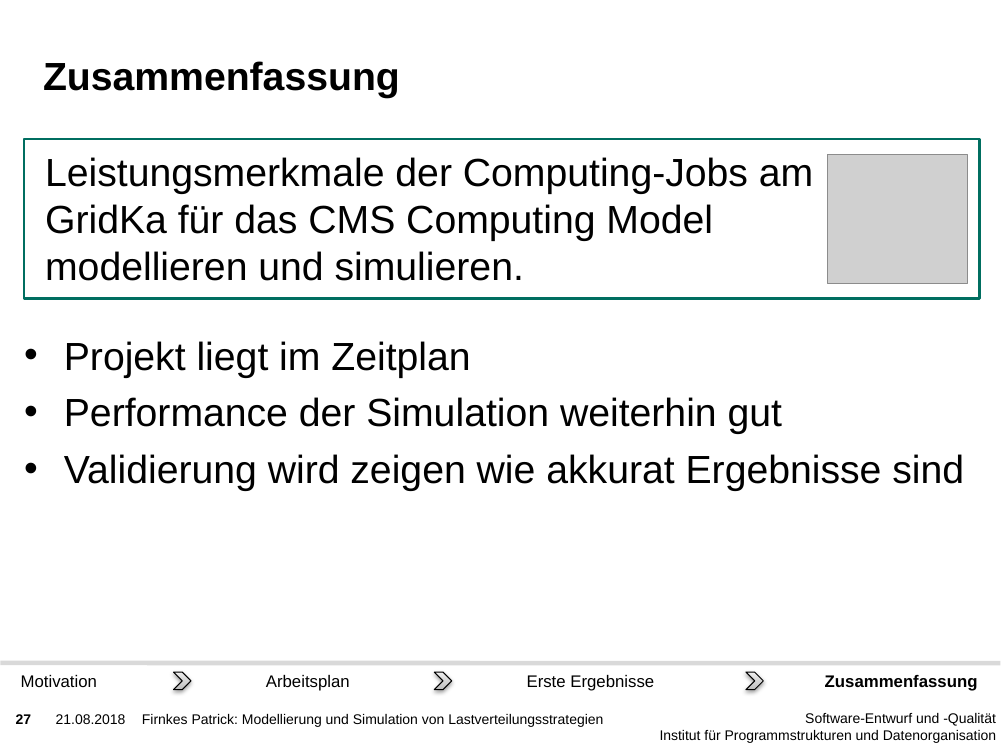
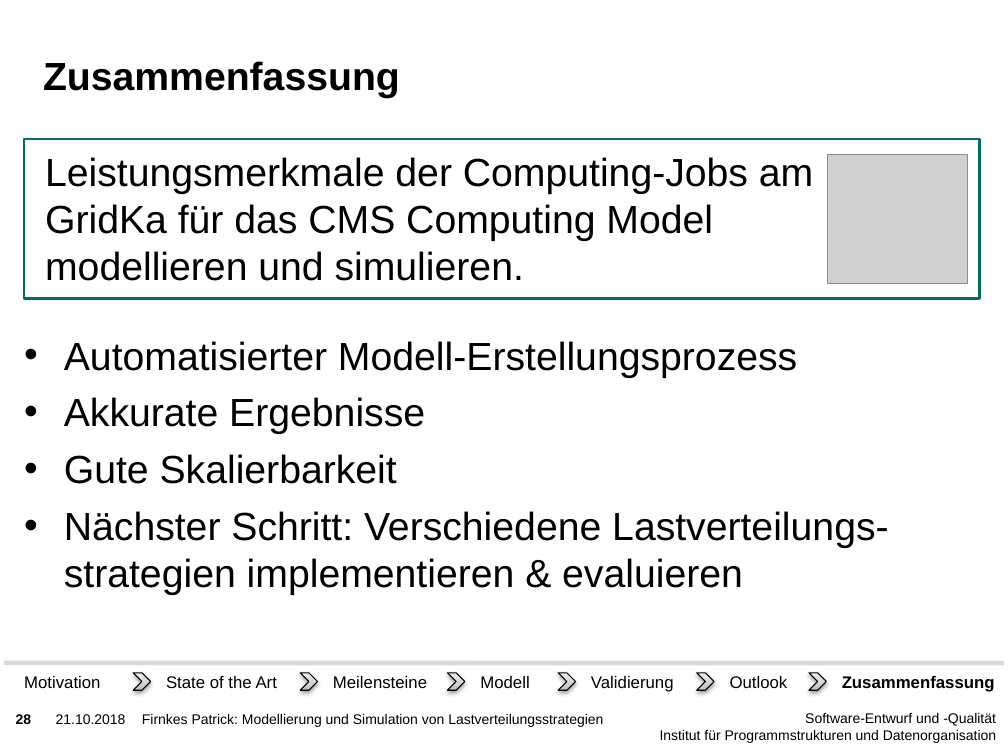
Before and after one commit to PatFirn/wlcg-loadbalancing, a slide deck: slide 28 of presentations/abschluss.pptx (slide 27 before the commit). Drawn at 1008x756 pixels with LibreOffice and Linux fonts; fonts in the diff are those of the drawing; grey boxes stand for pictures; background and template pictures are left out. Boxes give left, top, right and bottom in pixels: in the first picture for what was removed or moved away, otherwise in the second. Text is boxed around its words. In the diff, an @@ line names an element or a change of style, - is before the commit and + after.

```diff
--- a/presentations/abschluss.pptx
+++ b/presentations/abschluss.pptx
@@ text at bbox=[64, 341, 888, 595]: text changed @@
-• Projekt liegt im Zeitplan
-• Performance der Simulation weiterhin gut
-• Validierung wird zeigen wie akkurat Ergebnisse sind
+• Automatisierter Modell-Erstellungsprozess
+• Akkurate Ergebnisse
+• Gute Skalierbarkeit
+• Nächster Schritt: Verschiedene Lastverteilungs-strategien implementieren & evaluieren
@@ line moved from (0, 663) - (1001, 663) to (4, 663) - (1004, 663) @@
@@ chevron: place and size @@
-chevron at bbox=[173, 672, 191, 689]
+chevron at bbox=[133, 672, 150, 689]
@@ text removed at bbox=[266, 675, 350, 691] @@
-Arbeitsplan
@@ chevron: place and size @@
-chevron at bbox=[434, 672, 452, 689]
+chevron at bbox=[448, 672, 465, 689]
@@ text removed at bbox=[527, 675, 654, 691] @@
-Erste Ergebnisse
@@ chevron: place and size @@
-chevron at bbox=[746, 672, 763, 689]
+chevron at bbox=[697, 672, 714, 689]
@@ group added at bbox=[166, 672, 827, 692]: 5 texts, 3 chevrons @@
+Meilensteine
+State of the Art
+Modell
+Validierung
+Outlook
@@ text "Zusammenfassung": place and size @@
-text "Zusammenfassung" at bbox=[825, 675, 978, 691]
+text "Zusammenfassung" at bbox=[842, 676, 995, 692]
@@ page number at bbox=[16, 714, 32, 724]: text changed @@
-27
+28
@@ text at bbox=[56, 714, 126, 724]: text changed @@
-21.08.2018
+21.10.2018
```
Also in this commit, not shown: 25 other slides changed, 7 slides added, 8 slides removed.
